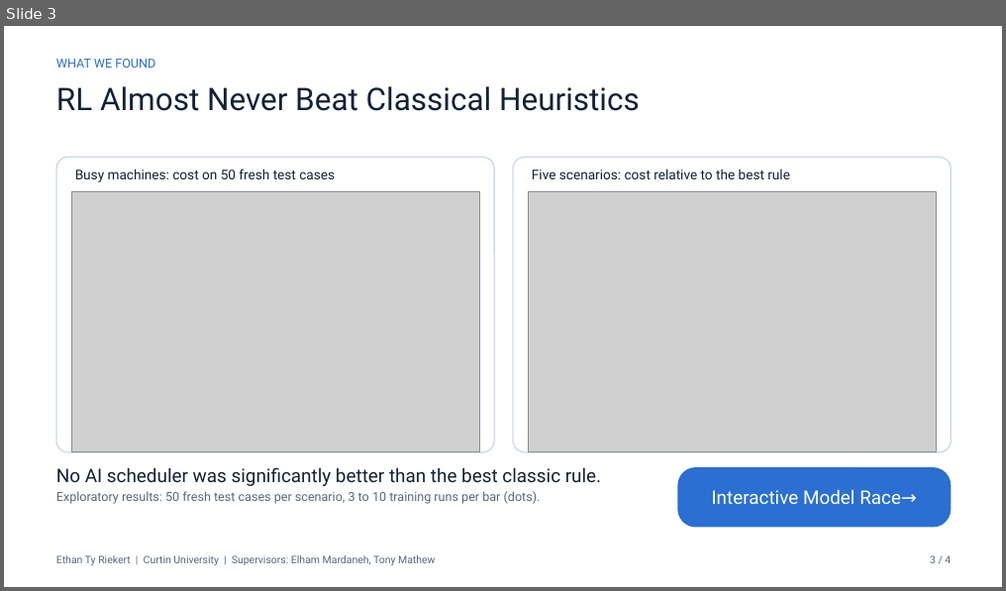
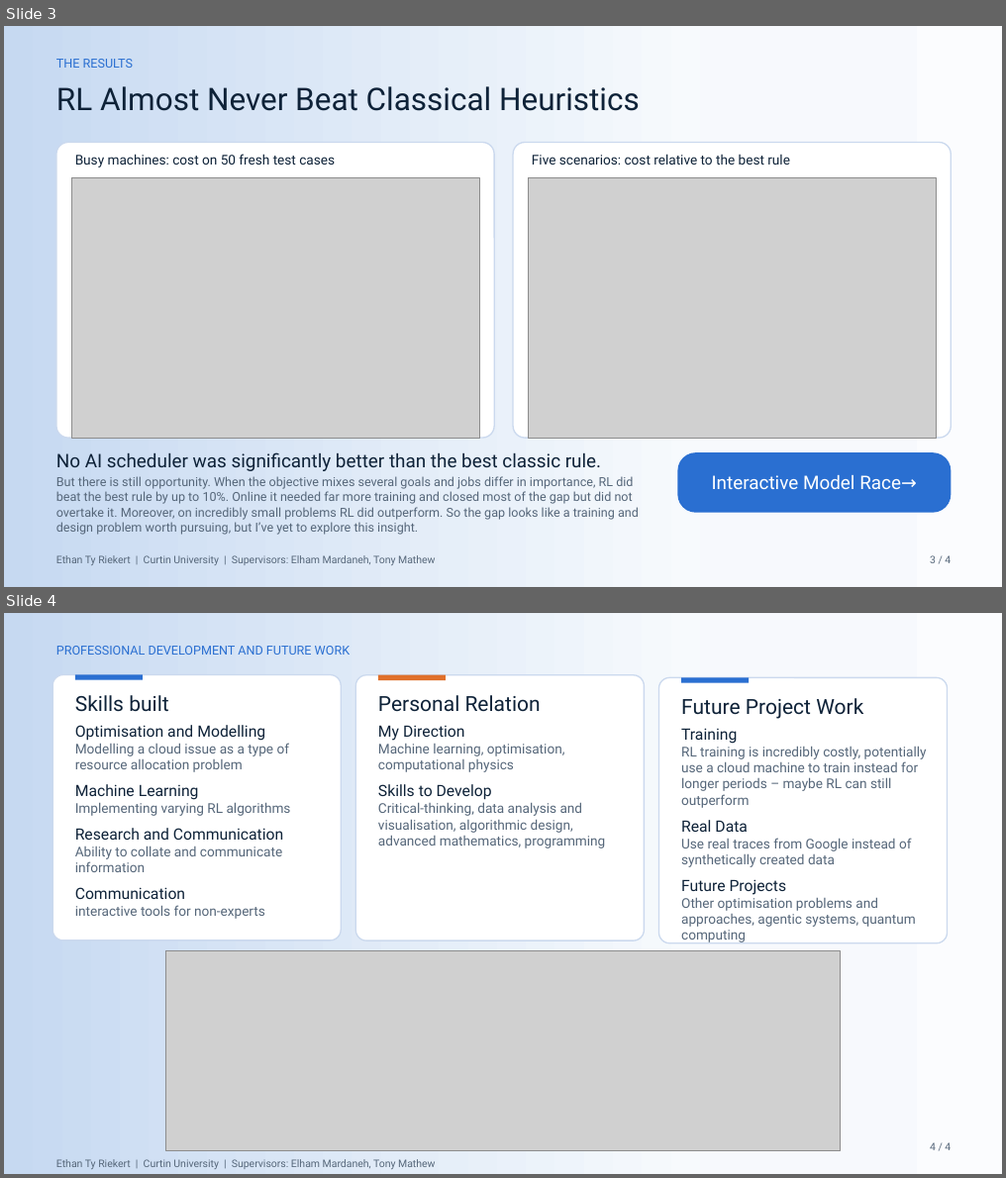
Before and after one commit to Ethan-Ty-Riekert/Neural-Knapsack-Research-Project, a slide deck: app/slides/Final_Presentation.pptx. Shown one above the other, each under a label of ours: slide 3 before the commit, slides 3 and 4 after it. The pictures are 1006x591 and 1006x1178 pixels, drawn with LibreOffice and Linux fonts; fonts in the diff are those of the drawing; grey boxes stand for pictures. Boxes give left, top, right and bottom in pixels: in the first picture for what was removed or moved away, otherwise in the second. Text is boxed around its words. In the diff, an @@ line names an element or a change of style, - is before the commit and + after.

```diff
--- a/app/slides/Final_Presentation.pptx
+++ b/app/slides/Final_Presentation.pptx
@@ slide 4 added at bbox=[4, 613, 1002, 1174], background gradient #FBFCFE to #F7F9FD to #F7FAFD to #C6D9F1 @@
@@ text added at bbox=[56, 646, 350, 655], 12 pt, text #2A6FD1 @@
+PROFESSIONAL DEVELOPMENT AND FUTURE WORK
@@ rounded rectangle added at bbox=[53, 675, 341, 941], fill #FFFFFF, outline #CBD9EE 1.25 pt @@
@@ rectangle added at bbox=[75, 675, 143, 680], fill #2A6FD1 @@
@@ text added at bbox=[75, 695, 168, 712], 20 pt, text #0E2238 @@
+Skills built
@@ rounded rectangle added at bbox=[355, 675, 645, 941], fill #FFFFFF, outline #CBD9EE 1.25 pt @@
@@ rectangle added at bbox=[378, 675, 446, 680], fill #E0702A @@
@@ text added at bbox=[378, 695, 541, 712], 20 pt, text #0E2238 @@
+Personal Relation
@@ rounded rectangle added at bbox=[659, 677, 947, 943], fill #FFFFFF, outline #CBD9EE 1.25 pt @@
@@ rectangle added at bbox=[681, 677, 748, 682], fill #2A6FD1 @@
@@ text added at bbox=[681, 698, 863, 719], 20 pt, text #0E2238 @@
+Future Project Work
@@ text added at bbox=[75, 725, 291, 919], 13 pt, text #56677A @@
+Optimisation and Modelling
+Modelling a cloud issue as a type of resource allocation problem
+Machine Learning
+Implementing varying RL algorithms
+Research and Communication
+Ability to collate and communicate information
+Communication
+interactive tools for non-experts
@@ text added at bbox=[378, 725, 606, 849], 13 pt, text #56677A @@
+My Direction
+Machine learning, optimisation, computational physics
+Skills to Develop
+Critical-thinking, data analysis and visualisation, algorithmic design, advanced mathematics, programming
@@ text added at bbox=[681, 728, 927, 944], 13 pt, text #56677A @@
+Training
+RL training is incredibly costly, potentially use a cloud machine to train instead for longer periods – maybe RL can still outperform
+Real Data
+Use real traces from Google instead of synthetically created data
+Future Projects
+Other optimisation problems and approaches, agentic systems, quantum computing
@@ picture added at bbox=[166, 951, 841, 1151] @@
@@ text added at bbox=[930, 1143, 950, 1151], 10 pt, text #56677A @@
+4 / 4
@@ text added at bbox=[56, 1159, 435, 1169], 10 pt, text #56677A @@
+Ethan Ty Riekert | Curtin University | Supervisors: Elham Mardaneh, Tony Mathew
@@ slide 3 changed as well @@
@@ background #FFFFFF to gradient #FBFCFE to #F7F9FD to #F7FAFD to #C6D9F1 @@
@@ text at bbox=[56, 59, 133, 68]: text changed @@
-WHAT WE FOUND
+THE RESULTS
@@ 3 rounded rectangles, 2 pictures, 2 texts: place and size @@
-3 rounded rectangles, 2 pictures, 2 texts at bbox=[56, 157, 951, 528]
+3 rounded rectangles, 2 pictures, 2 texts at bbox=[56, 142, 951, 513]
@@ text "No AI scheduler was significantly ...": place and size @@
-text "No AI scheduler was significantly ..." at bbox=[56, 468, 601, 504]
+text "No AI scheduler was significantly ..." at bbox=[56, 453, 639, 535]
@@ text at bbox=[56, 476, 639, 535]: text changed @@
-Exploratory results: 50 fresh test cases per scenario, 3 to 10 training runs per bar (dots).
+But there is still opportunity. When the objective mixes several goals and jobs differ in importance, RL did beat the best rule by up to 10%. Online it needed far more training and closed most of the gap but did not overtake it. Moreover, on incredibly small problems RL did outperform. So the gap looks like a training and design problem worth pursuing, but I’ve yet to explore this insight.
```
Also in this commit, not shown: 2 other slides changed, 1 slide removed, 22 other files.
